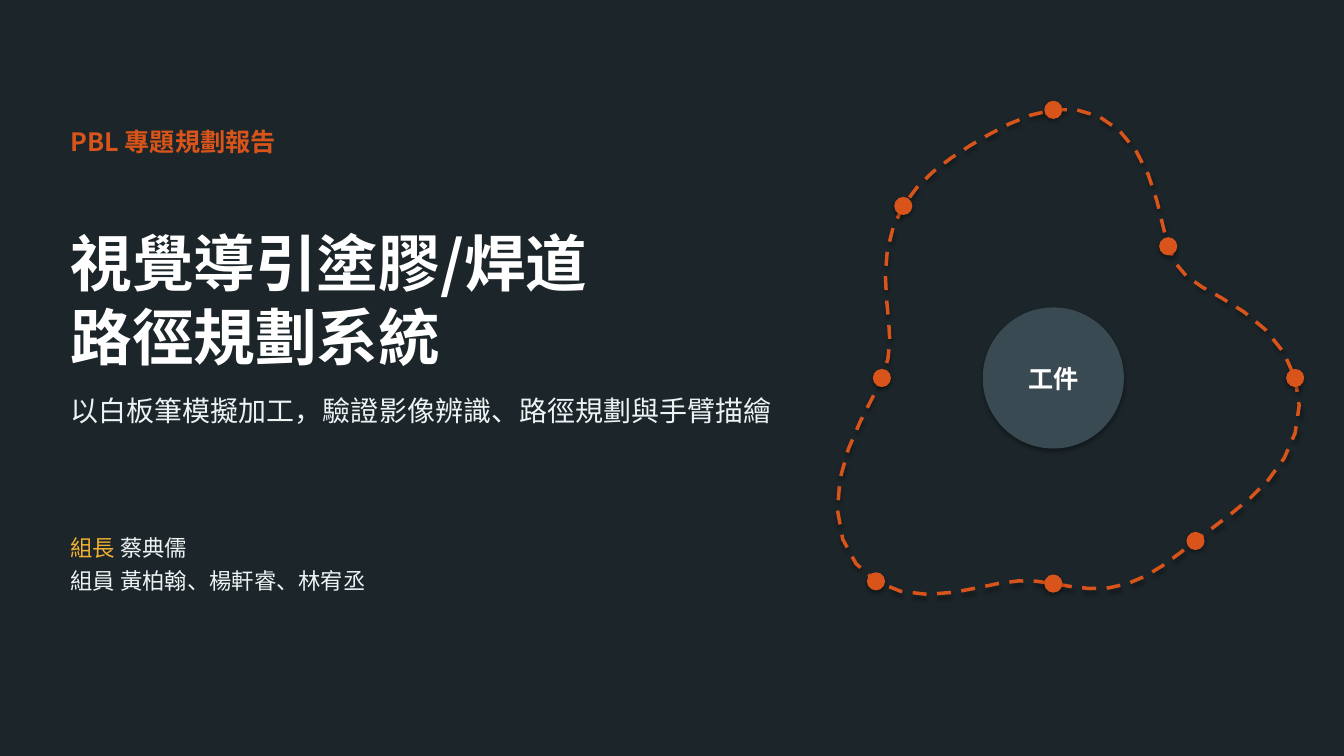
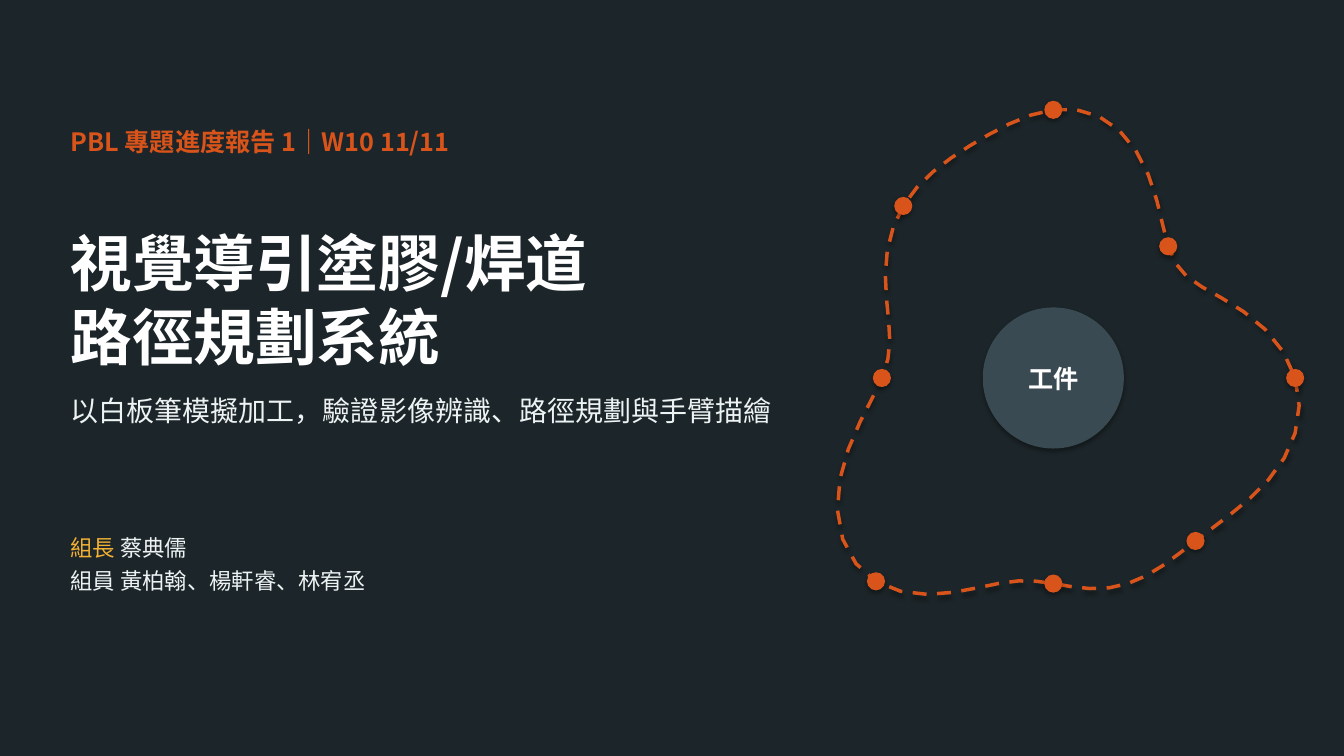
Before and after one commit to Rayyang800/PBL-path-planning, a slide deck: slide 1 of PBL專題規劃報告_三種工件版.pptx. Drawn at 1344x756 pixels with LibreOffice and Linux fonts; fonts in the diff are those of the drawing. Boxes give left, top, right and bottom in pixels: in the first picture for what was removed or moved away, otherwise in the second. Text is boxed around its words. In the diff, an @@ line names an element or a change of style, - is before the commit and + after.

```diff
--- a/PBL專題規劃報告_三種工件版.pptx
+++ b/PBL專題規劃報告_三種工件版.pptx
@@ text at [71,129,449,156]: text changed @@
-PBL 專題規劃報告
+PBL 專題進度報告 1｜W10 11/11
```
Also in this commit, not shown: 13 other slides changed, 10 slides added, 1 slide removed, 16 other files.
